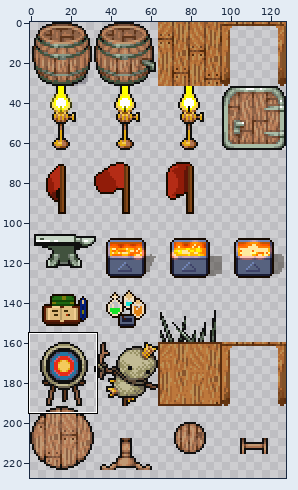
Sprite sheet: VoxelTest/VoxelTestContent/Entities/Furniture/interior_furniture.png. Above, an overview of the earlier version with the close-up marked.
Close-up. Before:
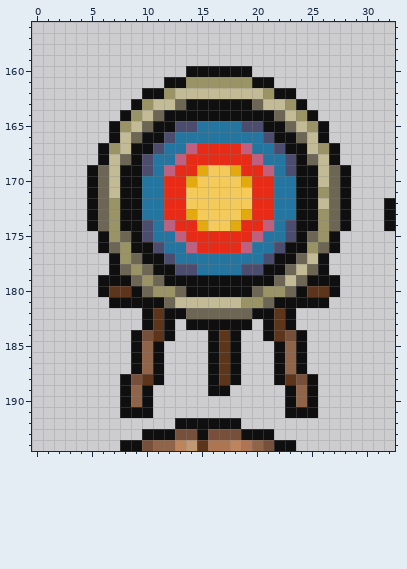
The file is 128x256 pixels. Pixels under 10% opacity are left out. Colours within 5 levels of each other are drawn and written as one. Shown: x 0..32, y 156..194. The wide view leaves out empty margins. The commit also changed other parts of the picture, which this record leaves out.
Now the later version:
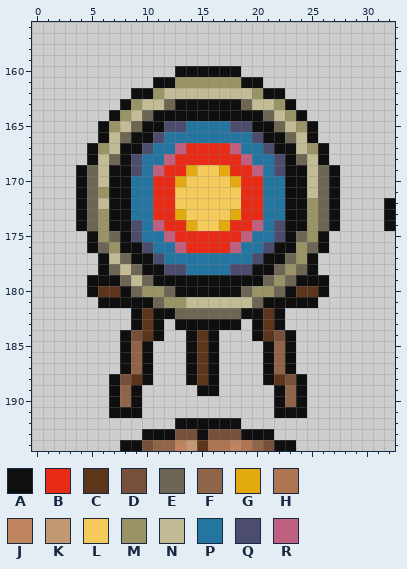
Palette (. is transparent): A #0f0f0f  B #e82b16  C #5d351b  D #77503b  E #6e6654  F #906448  G #e2aa0f  H #ae7552  J #be845d  K #c19872  L #f4cb5b  M #999366  N #c2bb95  P #2575a1  Q #4c4c6e  R #c06080
Diff:
@@ x 0..32 @@
 159 .................................
-160 ..............AAAAAA.............
-161 ............AAMMMMMMAA...........
-162 ..........AAMNNNNNNNNMAA.........
-163 .........AMNNEAAAAAAENNMA........
-164 ........AMNEAAAAAAAAAAENMA.......
-165 .......AMNEAAQQPPPPQQAAENMA......
-166 .......ANEAAQPPPPPPPPQAAENA......
-167 ......AMNAAQPPRBBBBRPPQAANMA.....
-168 ......ANEAQPPRBBBBBBRPPQAENA.....
-169 .....AENAAQPRBBGLLGBBRPQAANEA....
-170 .....AENAAPPBBGLLLLGBBPPAANEA....
-171 .....AENAAPPBBLLLLLLBBPPAAMEA....
-172 .....AEMAAPPBBLLLLLLBBPPAANEA...A
-173 .....AEMAAPPBBGLLLLGBBPPAAMEA...A
-174 .....AEMAAQPRBBGLLGBBRPQAAMEA...A
-175 ......AMEAQPPRBBBBBBRPPQAEMA.....
-176 ......AEMAAQPPRBBBBRPPQAAMEA.....
-177 .......AMEAAQPPPPPPPPQAAENA......
-178 .......AEMEAAQQPPPPQQAAENEA......
-179 ......AAAEMEAAAAAAAAAAENEAAA.....
-180 ......ACCAEMMEAAAAAAEMMEACCA.....
-181 .......AAAAAENNNNNNMMEAAAAA......
-182 ..........ACAAEEEEEEAACA.........
-183 ..........ACA.AAAAAA.ACA.........
-184 .........ADCA...ACA..ACDA........
-185 .........AFA....ACA...AFA........
-186 .........AFA....ACA...AFA........
-187 .........AFA....ACA...AFA........
-188 ........ADCA....ACA...ACDA.......
-189 ........AFA.....AA.....AFA.......
-190 ........AFA............AFA.......
-191 ........AAA............AAA.......
+160 .............AAAAAA..............
+161 ...........AAMMMMMMAA............
+162 .........AAMNNNNNNNNMAA..........
+163 ........AMNNEAAAAAAENNMA.........
+164 .......AMNEAAAAAAAAAAENMA........
+165 ......AMNEAAQQPPPPQQAAENMA.......
+166 ......ANEAAQPPPPPPPPQAAENA.......
+167 .....AMNAAQPPRBBBBRPPQAANMA......
+168 .....ANEAQPPRBBBBBBRPPQAENA......
+169 ....AENAAQPRBBGLLGBBRPQAANEA.....
+170 ....AENAAPPBBGLLLLGBBPPAANEA.....
+171 ....AEMAAPPBBLLLLLLBBPPAANEA.....
+172 ....AENAAPPBBLLLLLLBBPPAAMEA....A
+173 ....AEMAAPPBBGLLLLGBBPPAAMEA....A
+174 ....AEMAAQPRBBGLLGBBRPQAAMEA....A
+175 .....AMEAQPPRBBBBBBRPPQAEMA......
+176 .....AEMAAQPPRBBBBRPPQAAMEA......
+177 ......ANEAAQPPPPPPPPQAAEMA.......
+178 ......AENEAAQQPPPPQQAAEMEA.......
+179 .....AAAENEAAAAAAAAAAEMEAAA......
+180 .....ACCAEMMEAAAAAAEMMEACCA......
+181 ......AAAAAEMMNNNNNNEAAAAA.......
+182 .........ACAAEEEEEEAACA..........
+183 .........ACA.AAAAAA.ACA..........
+184 ........ADCA..ACA...ACDA.........
+185 ........AFA...ACA....AFA.........
+186 ........AFA...ACA....AFA.........
+187 ........AFA...ACA....AFA.........
+188 .......ADCA...ACA....ACDA........
+189 .......AFA.....AA.....AFA........
+190 .......AFA............AFA........
+191 .......AAA............AAA........
 192 .............AAAAAA..............
Pixel boxes of the changes (left, top, right, bottom) in both close-ups:
changed: (76, 66, 351, 418)
